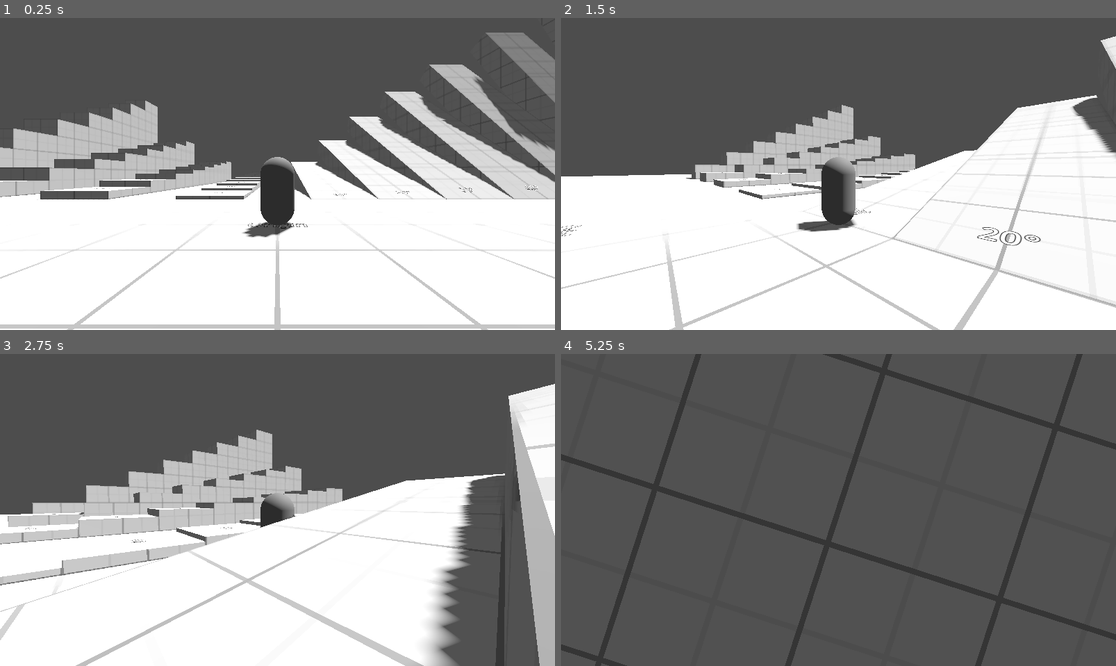
Above: before the commit, frames 1-4 (two rows, left to right).
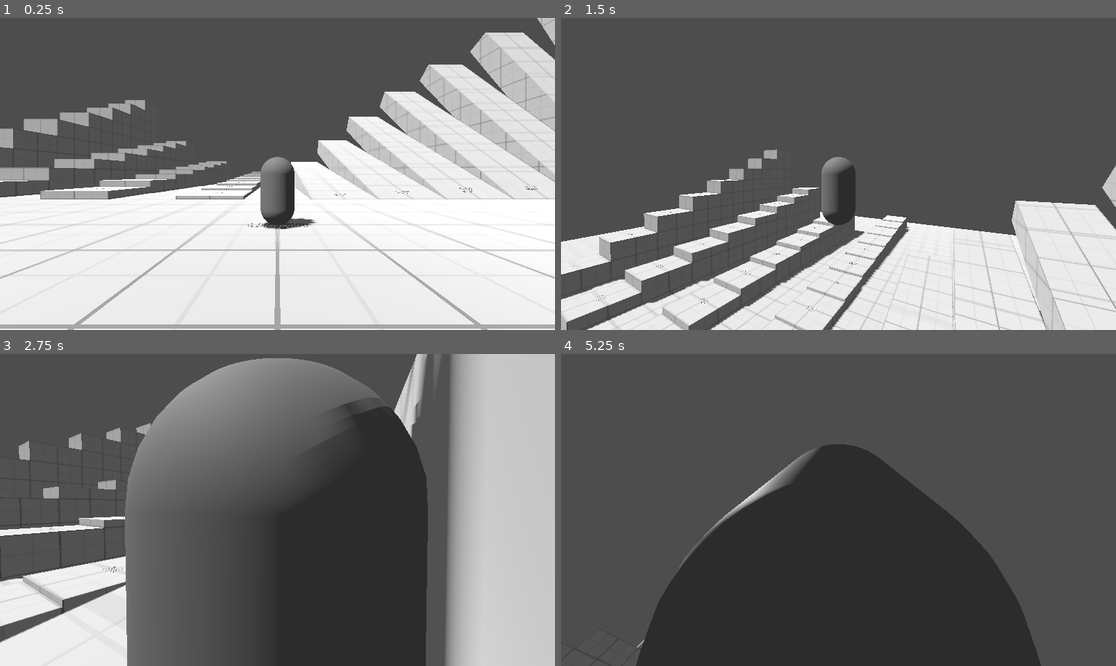
Above: after the commit, the same moments.

Repository: aylanonsense/godot-third-person
Game: Godot game, scene res://main.tscn
Two runs of this game, one before a commit and one after it. Both use one fixed random seed, a clock stepped at 60 frames per second and the inputs below.
Inputs (mouse positions are in pixels of both pictures, inside the frame that each line leads up to):
- Up to frame 1 (0.25 s): no input
- Up to frame 2 (1.5 s): tap Enter at 0.5 s; move the mouse to (866, 174) at 0.52 s; hold W (move_forward) from 0.53 s (still down); tap Space (jump, bound only after the commit) at 0.6, 0.77, 1.07 s; move the mouse to (810, 174) at 1.27 s; click (810, 174) at 1.35 s
- Up to frame 3 (2.75 s): tap Space (jump, bound only after the commit) at 1.52, 1.55, 1.82, 2.1 s; move the mouse to (333, 441) at 2.02 s; release W (move_forward) at 2.03 s; hold D (move_right) from 2.03 s (still down)
- Up to frame 4 (5.25 s): move the mouse to (810, 572) at 2.77 s; release D (move_right) at 2.78 s; hold W (move_forward) 2.78-5.03 s; click (810, 572) at 2.85 s; tap Space (jump, bound only after the commit) at 3.02, 3.05, 3.32, 3.6, 3.77, 4.07, 4.52, 4.55, 4.82, 5.1 s; move the mouse to (877, 513) at 3.52 s; move the mouse to (794, 506) at 4.27 s; click (794, 506) at 4.35 s; move the mouse to (866, 510) at 5.02 s; hold S (move_backward) from 5.03 s (still down)

The runs differ from the first frame. In frame 1, 24% of the frame differs, in the area x 0-100%, y 0-100%; in frame 2, 39%; in frame 3, 71%; in frame 4, 33%.

Commit message:
Jumping

Diff:
--- a/player_character.gd
+++ b/player_character.gd
@@ -4,24 +4,25 @@
 
 @export var move_speed := 5.0
 @export var mouse_look_sensitivity := 1.0
+@export var jump_velocity := 10.0
 
-@onready var look_pivot := %LookPivot as Node3D
+@onready var look_yaw_pivot := %LookYawPivot as Node3D
+@onready var look_pitch_pivot := %LookPitchPivot as Node3D
 
 
 func _input(event: InputEvent) -> void:
 	if event is InputEventMouseMotion and Input.mouse_mode == Input.MOUSE_MODE_CAPTURED:
-		var look_change := Vector2(event.relative.x, -event.relative.y) * mouse_look_sensitivity
-		look_pivot.rotation_degrees.x = clampf(look_pivot.rotation_degrees.x + look_change.y, -89.9, 89.9)
-		look_pivot.rotation_degrees.y -= look_change.x
+		var look_change := Vector2(event.relative.x, -event.relative.y) * mouse_look_sensitivity # -x = look left / +x = look right / -y = look down / +y = look up
+		look_yaw_pivot.rotation_degrees.y -= look_change.x
+		look_pitch_pivot.rotation_degrees.x = clampf(look_pitch_pivot.rotation_degrees.x + look_change.y, -89.9, 89.9)
 
 
-func _physics_process(_delta: float) -> void:
+func _physics_process(delta: float) -> void:
 	var move_vector := Input.get_vector("move_left", "move_right", "move_backward", "move_forward")
-	var up := global_basis.y.normalized()
-	var look_basis := look_pivot.global_basis.orthonormalized()
-	var facing_back := look_basis.z
-	var facing_right := up.cross(facing_back).normalized()
-	facing_back = facing_right.cross(up)
-	var facing_basis := Basis(facing_right, up, facing_back)
-	velocity = facing_basis * move_speed * Vector3(move_vector.x, 0.0, -move_vector.y) + velocity.y * Vector3.UP
+	velocity = look_yaw_pivot.global_basis * move_speed * Vector3(move_vector.x, 0.0, -move_vector.y) + velocity.y * up_direction
+	velocity += get_gravity() * delta
+	if is_on_floor() and Input.is_action_just_pressed("jump"):
+		velocity.y = jump_velocity
 	move_and_slide()
+	if is_on_floor() and velocity.y < 0.0:
+		velocity.y = 0.0
--- a/player_character.tscn
+++ b/player_character.tscn
@@ -11,6 +11,8 @@
 height = 1.0
 
 [node name="PlayerCharacter" type="CharacterBody3D"]
+floor_stop_on_slope = false
+floor_constant_speed = true
 script = ExtResource("1_ksgeo")
 
 [node name="CollisionShape3D" type="CollisionShape3D" parent="."]
@@ -21,13 +23,15 @@
 transform = Transform3D(1, 0, 0, 0, 1, 0, 0, 0, 1, 0, 0.5, 0)
 mesh = SubResource("CapsuleMesh_fl14g")
 
-[node name="LookPivot" type="Node3D" parent="."]
+[node name="LookYawPivot" type="Node3D" parent="."]
 unique_name_in_owner = true
 transform = Transform3D(1, 0, 0, 0, 1, 0, 0, 0, 1, 0, 0.75, 0)
 
-[node name="Camera3D" type="Camera3D" parent="LookPivot"]
+[node name="LookPitchPivot" type="Node3D" parent="LookYawPivot"]
+unique_name_in_owner = true
+
+[node name="SpringArm3D" type="SpringArm3D" parent="LookYawPivot/LookPitchPivot"]
+spring_length = 3.0
+
+[node name="Camera3D" type="Camera3D" parent="LookYawPivot/LookPitchPivot/SpringArm3D"]
 transform = Transform3D(1, 0, 0, 0, 1, 0, 0, 0, 1, 0, 0, 3)
-
-[node name="SpringArm3D" type="SpringArm3D" parent="LookPivot"]
-visible = false
-spring_length = 3.0
--- a/project.godot
+++ b/project.godot
@@ -45,6 +45,11 @@
 , Object(InputEventKey,"resource_local_to_scene":false,"resource_name":"","device":-1,"window_id":0,"alt_pressed":false …(186 unchanged characters)…
 ]
 }
+jump={
+"deadzone": 0.5,
+"events": [Object(InputEventKey,"resource_local_to_scene":false,"resource_name":"","device":-1,"window_id":0,"alt_pressed":false,"shift_pressed":false,"ctrl_pressed":false,"meta_pressed":false,"pressed":false,"keycode":0,"physical_keycode":32,"key_label":0,"unicode":32,"location":0,"echo":false,"script":null)
+]
+}
 toggle_mouse_lock={
 "deadzone": 0.5,
 "events": [Object(InputEventMouseButton,"resource_local_to_scene":false,"resource_name":"","device":-1,"window_id":0,"a …(253 unchanged characters)…
--- a/world.tscn
+++ b/world.tscn
@@ -20,11 +20,11 @@
 environment = SubResource("Environment_4qa8v")
 
 [node name="DirectionalLight3D" type="DirectionalLight3D" parent="."]
-transform = Transform3D(-0.866025, -0.433013, 0.25, 0, 0.5, 0.866025, -0.5, 0.75, -0.433013, 0, 10, 0)
-light_energy = 0.5
+transform = Transform3D(0.5, 0.75, -0.433013, 0, 0.5, 0.866025, 0.866025, -0.433013, 0.25, 0, 10, 0)
+light_energy = 0.3
 shadow_enabled = true
 
 [node name="PlayerCharacter" parent="." instance=ExtResource("1_r378l")]
-mouse_look_sensitivity = 0.5
+mouse_look_sensitivity = 0.3
 
 [node name="TestGeometry" parent="." instance=ExtResource("2_jp6cj")]
